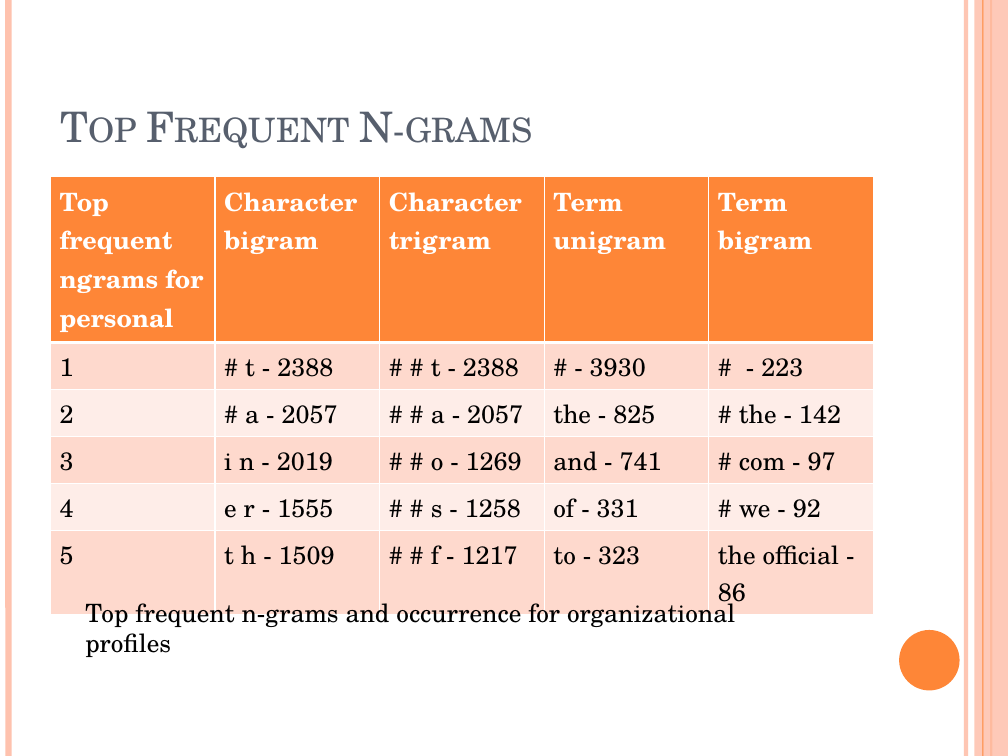
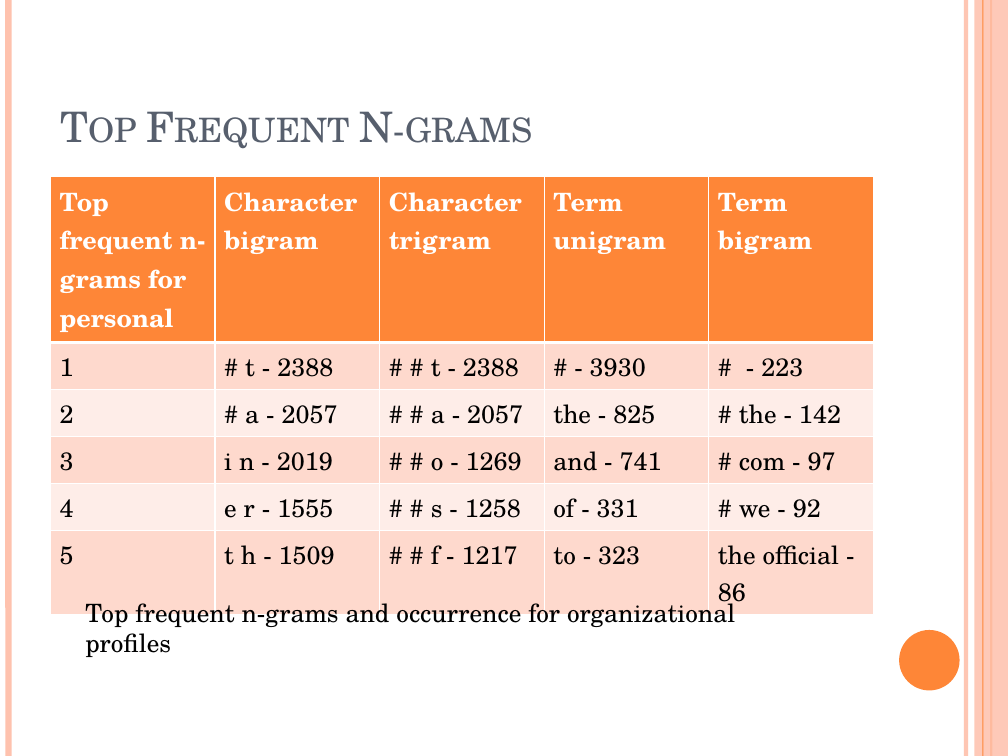
Before and after one commit to ttang10/Organization_Detection_ML, a slide deck: slide 14 of OT2.pptx. Drawn at 1008x756 pixels with LibreOffice and Linux fonts; fonts in the diff are those of the drawing. Boxes give left, top, right and bottom in pixels: in the first picture for what was removed or moved away, otherwise in the second. Text is boxed around its words. In the diff, an @@ line names an element or a change of style, - is before the commit and + after.

Commit message:
111

```diff
--- a/OT2.pptx
+++ b/OT2.pptx
@@ table at bbox=[50, 176, 872, 613] @@
-row 1, column 1: Top frequent ngrams for personal
+row 1, column 1: Top frequent n-grams for personal
```
